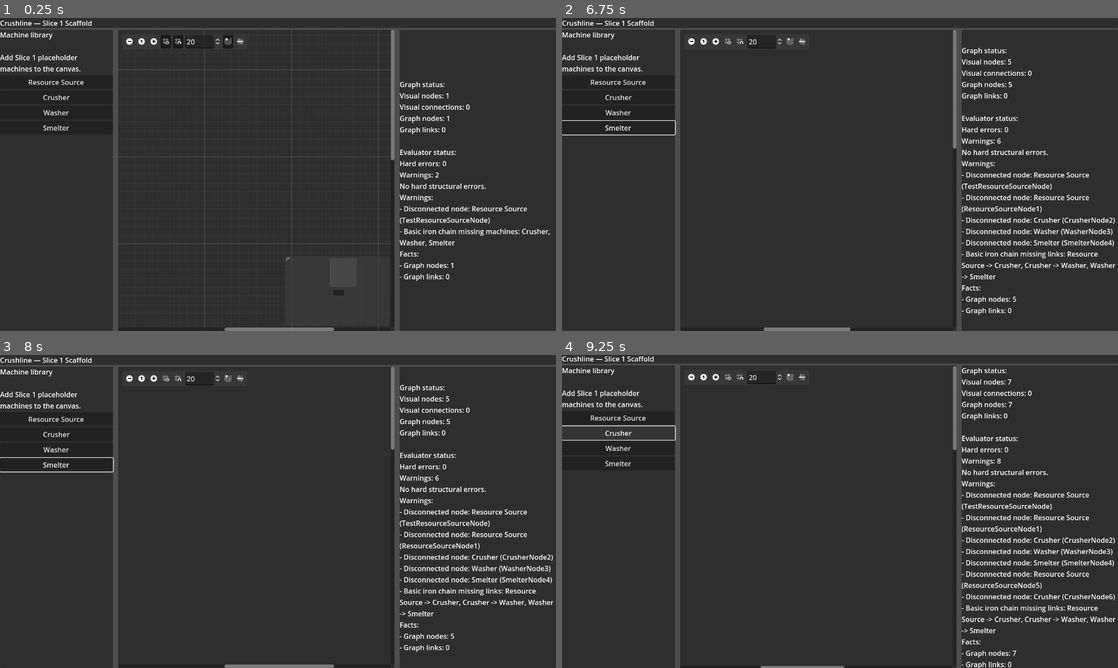
Above: before the commit, frames 1-4 (two rows, left to right).
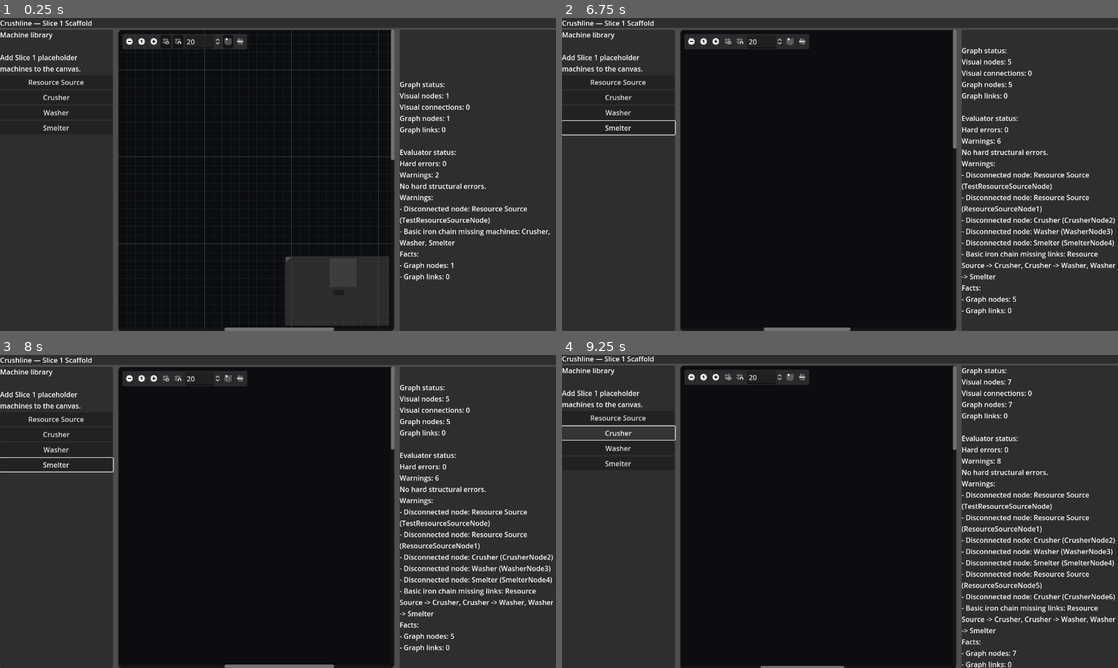
Above: after the commit, the same moments.

Repository: killerbearddude/Crushline-Godot
Game: Godot game, scene res://scenes/main/Main.tscn
Same seed, same stepped clock (60 frames per second), same inputs: the game is played once before the commit and once after it.
Inputs (mouse positions are in pixels of both pictures, inside the frame that each line leads up to):
- Up to frame 1 (0.25 s): no input
- Up to frame 2 (6.75 s): click "Resource Source" at 0.5 s; click "Crusher" at 1.25 s; click "Washer" at 2 s; click "Smelter" at 2.75 s; click (689, 43) at 3.5 s; click (717, 43) at 4.25 s; click (728, 43) at 5 s; click (739, 43) at 5.75 s; click (789, 43) at 6.5 s
- Up to frame 3 (8 s): click (239, 380) at 7.25 s
- Up to frame 4 (9.25 s): click "Resource Source" at 8 s; click "Crusher" at 8.75 s

The runs differ from the first frame. In frame 1, 41% of the frame differs, in the area x 21-71%, y 3-100%; in frame 2, 45%; in frame 3, 45%; in frame 4, 46%.

Commit message:
Style graph canvas

Diff:
--- a/scripts/ui/graph_view_controller.gd
+++ b/scripts/ui/graph_view_controller.gd
@@ -7,12 +7,18 @@
 const CanvasAdapter = preload("res://scripts/graph/canvas_adapter.gd")
 const GraphEvaluator = preload("res://scripts/simulation/graph_evaluator.gd")
 const PORT_TYPE_RESOURCE := 0
+const CANVAS_BG := Color(0.045, 0.050, 0.062)
+const CANVAS_BORDER := Color(0.14, 0.18, 0.22)
+const GRID_MAJOR := Color(0.22, 0.28, 0.33)
+const GRID_MINOR := Color(0.11, 0.135, 0.16)
+const LINK_COLOR := Color(0.70, 0.88, 0.92)
 
 var next_node_index := 0
 var graph_model: RefCounted = null
 var graph_evaluation: RefCounted = null
 
 func _ready() -> void:
+	_apply_canvas_style()
 	add_valid_connection_type(PORT_TYPE_RESOURCE, PORT_TYPE_RESOURCE)
 	add_valid_left_disconnect_type(PORT_TYPE_RESOURCE)
 	add_valid_right_disconnect_type(PORT_TYPE_RESOURCE)
@@ -115,6 +121,24 @@
 	graph_evaluation = GraphEvaluator.evaluate(graph_model)
 
 
+func _apply_canvas_style() -> void:
+	connection_lines_thickness = 3.0
+	add_theme_stylebox_override("panel", _make_canvas_style())
+	add_theme_color_override("grid_major", GRID_MAJOR)
+	add_theme_color_override("grid_minor", GRID_MINOR)
+	add_theme_color_override("connection_hover_tint_color", LINK_COLOR)
+	add_theme_color_override("connection_valid_target_tint_color", LINK_COLOR)
+
+
+func _make_canvas_style() -> StyleBoxFlat:
+	var style := StyleBoxFlat.new()
+	style.bg_color = CANVAS_BG
+	style.border_color = CANVAS_BORDER
+	style.set_border_width_all(1)
+	style.set_corner_radius_all(8)
+	return style
+
+
 func _describe_connection(action: String, from_node: StringName, from_port: int, to_node: StringName, to_port: int) -> String:
 	return "%s:\n%s[%d] -> %s[%d]\nVisual connections: %d\nGraph links: %d" % [
 		action,
